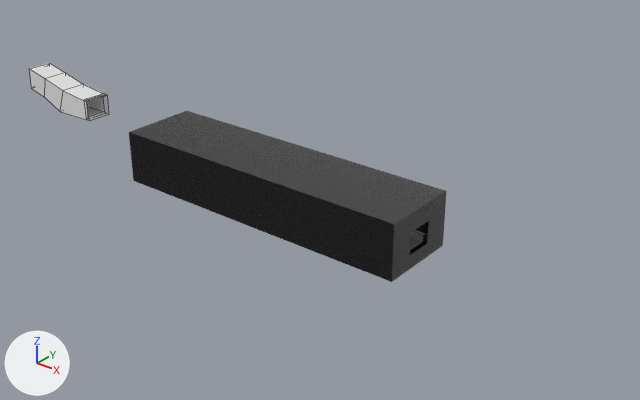
One commit to the Blender file assets/meshes/building1/building1.blend: the scene before it, then after it.
Camera for both pictures: a camera (50 mm lens) standing at (119.2, -107.8, 66.4) and looking at (28.5, 5.5, -3.9). Arrows for +X, +Y and +Z are at lower left; the lights stay in place. The older version comes first. Mesh edges are drawn as thin lines on the coarser meshes.

The first picture shows 'Cube', 'tunnel' and 2 more.
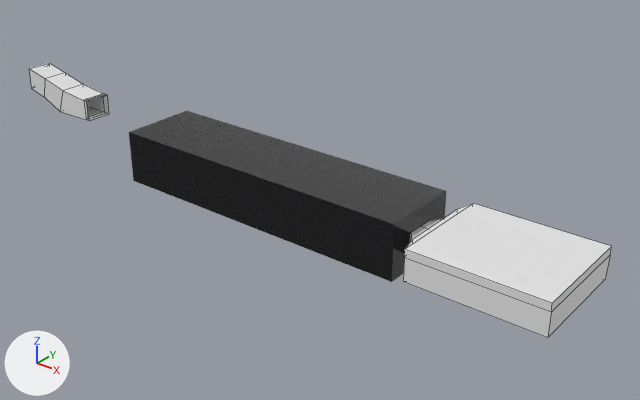
What differs and where, as boxes (x1, y1, x2, y2) in the pictures (640 x 400 px):
'LastRoom', added: after (403, 203, 612, 338)

Edits to the bpy script that builds the scene:
```text
Add me_cube_005:
    me_cube_005.from_pydata(...)  # 36 vertices, 33 faces; spans x 53.3..80.5, y -10.0..10.1, z -3.1..2.5
Add ob_lastroom:
    ob_lastroom = bpy.data.objects.new('LastRoom', me_cube_005)
    ob_lastroom.location = (0.0, 0.0, 0.0)
```
